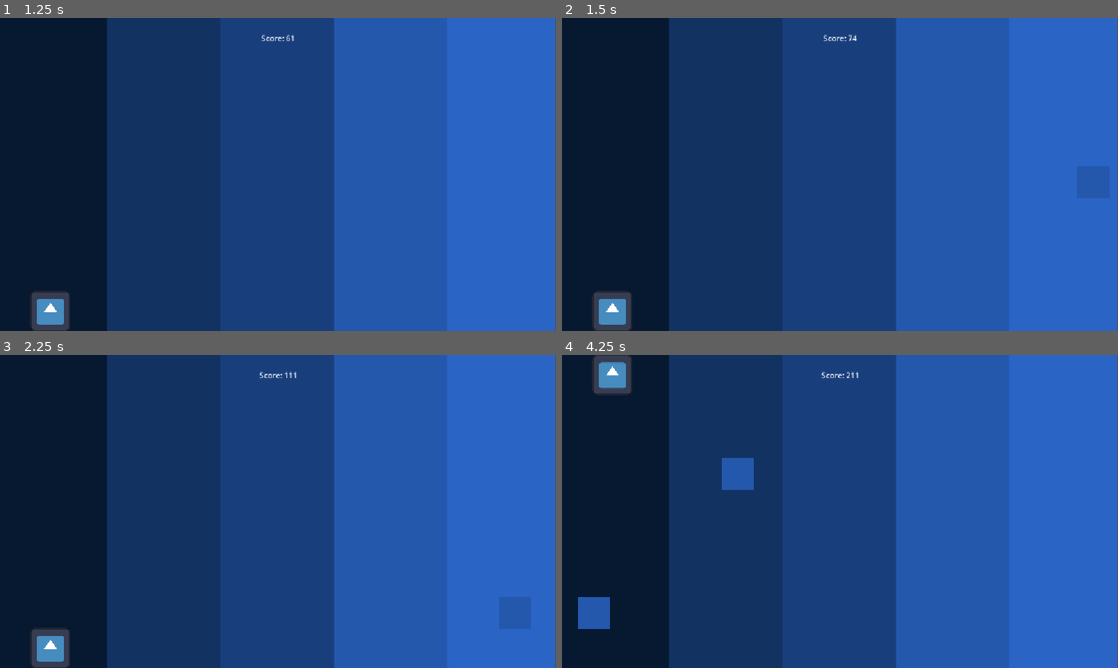
Above: before the commit, frames 1-4 (two rows, left to right).
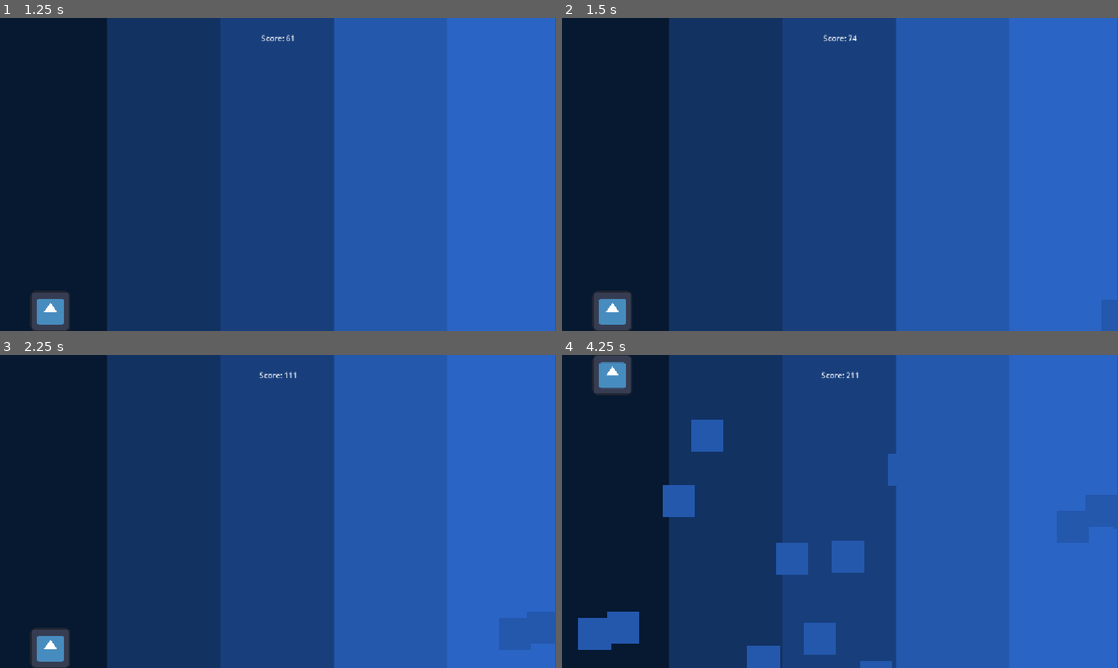
Above: after the commit, the same moments.

Repository: BaguetteLauncher31/Flow
Game: Godot game, scene res://node.tscn
The game is run twice, just before and just after one commit, with the same random seed, the same clock (stepped at 60 frames per second) and the same inputs. The engine's default icon, where the game draws it, is replaced by a stand-in: a white triangle on a blue panel in a dark square.
Inputs (mouse positions are in pixels of both pictures, inside the frame that each line leads up to):
- Up to frame 1 (1.25 s): tap Enter at 0.5 s; move the mouse to (400, 158) at 0.52 s; hold Right from 0.53 s (still down); tap Alt at 0.6 s; click (400, 158) at 0.67 s
- Up to frame 2 (1.5 s): tap Space at 1.25 s; move the mouse to (728, 190) at 1.27 s; release Right at 1.28 s; hold S (down) from 1.28 s (still down); tap Shift at 1.35 s
- Up to frame 3 (2.25 s): move the mouse to (333, 442) at 2.02 s; release S (down) at 2.03 s; hold Right from 2.03 s (still down); tap Alt at 2.1 s
- Up to frame 4 (4.25 s): move the mouse to (812, 574) at 2.77 s; release Right at 2.78 s; hold W (up) 2.78-3.53 s; tap Shift at 2.85 s; click (812, 574) at 2.92 s; move the mouse to (1006, 558) at 3.52 s; hold Left from 3.53 s (still down); tap Alt at 3.6 s

Frame 1 is identical in both runs. In frame 2, less than 0.1% of the frame differs, in the area x 99-100%, y 90-100%; in frame 3, less than 0.1%; in frame 4, 5.6%, in the area x 2-100%, y 20-100%.

Commit message:
Finallly fixed random bloc spawning! Removed initial test blocks, game is now fully random

Diff:
--- a/node.gd
+++ b/node.gd
@@ -7,13 +7,11 @@
 
 func _process(delta: float) -> void:
 	spawntimer += delta
-	if spawntimer >= 1.5:
+	if spawntimer >= 0.1:
 		spawntimer = 0.0
 
 		if obstacle_scene and player:
 			var obstacle: Node2D = obstacle_scene.instantiate()
-			obstacle.global_position = Vector2(player.global_position.x + 600, randf_range(100, 500))
+			obstacle.global_position = Vector2(player.global_position.x + 1200, randf_range(-350, 350))
 			add_child(obstacle)
 			print("spawned: ", obstacle.global_position)
-		else:
-			push_warning("player not assigned")
--- a/node.tscn
+++ b/node.tscn
@@ -5,15 +5,11 @@
 [ext_resource type="PackedScene" uid="uid://bclbfs7ep2fd0" path="res://obstacle.tscn" id="2_l6pdb"]
 [ext_resource type="Script" uid="uid://c0i3p03oesqr1" path="res://camera_2d.gd" id="2_tda05"]
 [ext_resource type="Texture2D" uid="uid://dc7p74obpdky3" path="res://icon.svg" id="3_e2u21"]
-[ext_resource type="Texture2D" uid="uid://csxqe7ban8w6p" path="res://Screenshot 2026-10-10 173039.png" id="4_e2u21"]
 [ext_resource type="Texture2D" uid="uid://bsdtvb6cv01gu" path="res://Screenshot 2026-10-10 175118.png" id="5_bss38"]
 [ext_resource type="Script" uid="uid://dgd5e8vggwlrr" path="res://score.gd" id="7_qn3nj"]
 
 [sub_resource type="RectangleShape2D" id="RectangleShape2D_ubmik"]
 size = Vector2(83, 82)
-
-[sub_resource type="RectangleShape2D" id="RectangleShape2D_sbk8j"]
-size = Vector2(67, 66.5)
 
 [node name="Node" type="Node" unique_id=170336274 node_paths=PackedStringArray("player")]
 script = ExtResource("1_sy5k4")
@@ -42,54 +38,6 @@
 position = Vector2(112, 197)
 shape = SubResource("RectangleShape2D_ubmik")
 
-[node name="test movement2" type="StaticBody2D" parent="." unique_id=1477879398]
-position = Vector2(1105, -356)
-
-[node name="Sprite2D" type="Sprite2D" parent="test movement2" unique_id=452145163]
-position = Vector2(1386, 476.125)
-scale = Vector2(0.40853658, 0.20965177)
-texture = ExtResource("4_e2u21")
-
-[node name="CollisionShape2D" type="CollisionShape2D" parent="test movement2" unique_id=700239174]
-position = Vector2(1386, 476.25)
-shape = SubResource("RectangleShape2D_sbk8j")
-
-[node name="test movement3" type="StaticBody2D" parent="." unique_id=444113511]
-position = Vector2(807, -70)
-
-[node name="Sprite2D" type="Sprite2D" parent="test movement3" unique_id=1883452365]
-position = Vector2(1386, 476.125)
-scale = Vector2(0.40853658, 0.20965177)
-texture = ExtResource("4_e2u21")
-
-[node name="CollisionShape2D" type="CollisionShape2D" parent="test movement3" unique_id=1221645945]
-position = Vector2(1386, 476.25)
-shape = SubResource("RectangleShape2D_sbk8j")
-
-[node name="test movement4" type="StaticBody2D" parent="." unique_id=2105761405]
-position = Vector2(466, -263)
-
-[node name="Sprite2D" type="Sprite2D" parent="test movement4" unique_id=714993737]
-position = Vector2(1386, 476.125)
-scale = Vector2(0.40853658, 0.20965177)
-texture = ExtResource("4_e2u21")
-
-[node name="CollisionShape2D" type="CollisionShape2D" parent="test movement4" unique_id=962551017]
-position = Vector2(1386, 476.25)
-shape = SubResource("RectangleShape2D_sbk8j")
-
-[node name="test movement5" type="StaticBody2D" parent="." unique_id=1957051466]
-position = Vector2(1372, 97)
-
-[node name="Sprite2D" type="Sprite2D" parent="test movement5" unique_id=1355884434]
-position = Vector2(1386, 476.125)
-scale = Vector2(0.40853658, 0.20965177)
-texture = ExtResource("4_e2u21")
-
-[node name="CollisionShape2D" type="CollisionShape2D" parent="test movement5" unique_id=1147239530]
-position = Vector2(1386, 476.25)
-shape = SubResource("RectangleShape2D_sbk8j")
-
 [node name="CanvasLayer" type="CanvasLayer" parent="." unique_id=397465529]
 
 [node name="Control" type="Control" parent="CanvasLayer" unique_id=1462471060]
--- a/obstacle.tscn
+++ b/obstacle.tscn
@@ -2,9 +2,16 @@
 
 [ext_resource type="Texture2D" uid="uid://csxqe7ban8w6p" path="res://Screenshot 2026-10-10 173039.png" id="1_sl1jc"]
 
-[node name="test movement" type="StaticBody2D" unique_id=1538001761]
+[sub_resource type="RectangleShape2D" id="RectangleShape2D_ubmik"]
+size = Vector2(66, 66)
+
+[node name="Area 2D" type="StaticBody2D" unique_id=1538001761]
 
 [node name="Sprite2D" type="Sprite2D" parent="." unique_id=480238109]
-position = Vector2(1386, 476.125)
+position = Vector2(533, 391)
 scale = Vector2(0.40853658, 0.20965177)
 texture = ExtResource("1_sl1jc")
+
+[node name="CollisionShape2D" type="CollisionShape2D" parent="." unique_id=815738647]
+position = Vector2(533, 391)
+shape = SubResource("RectangleShape2D_ubmik")
